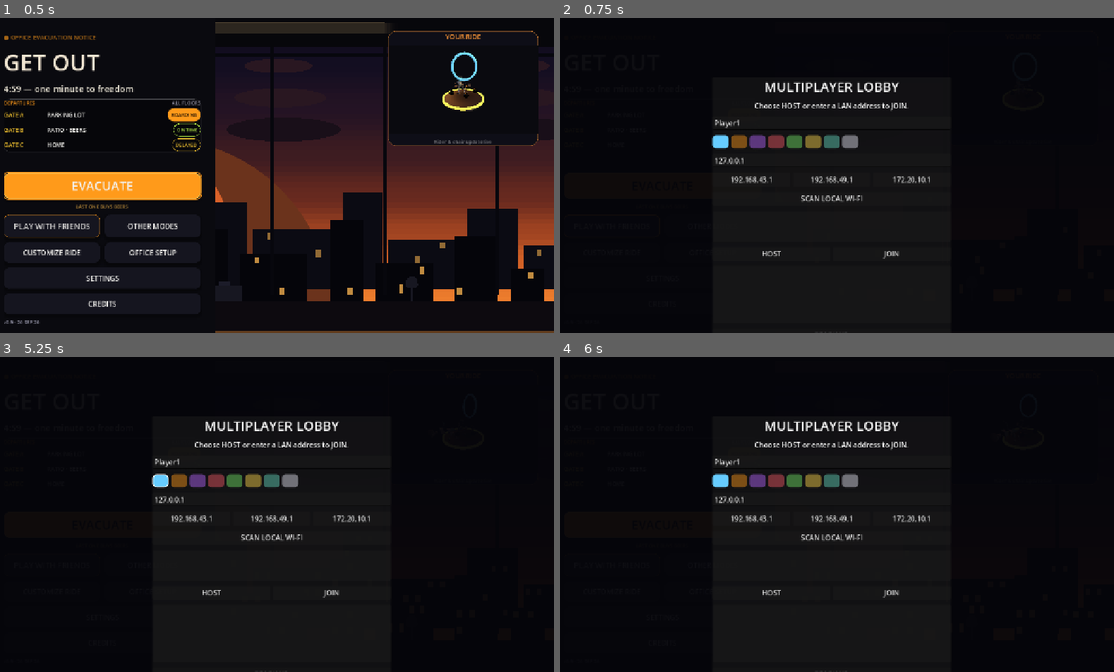
Above: before the commit, frames 1-4 (two rows, left to right).
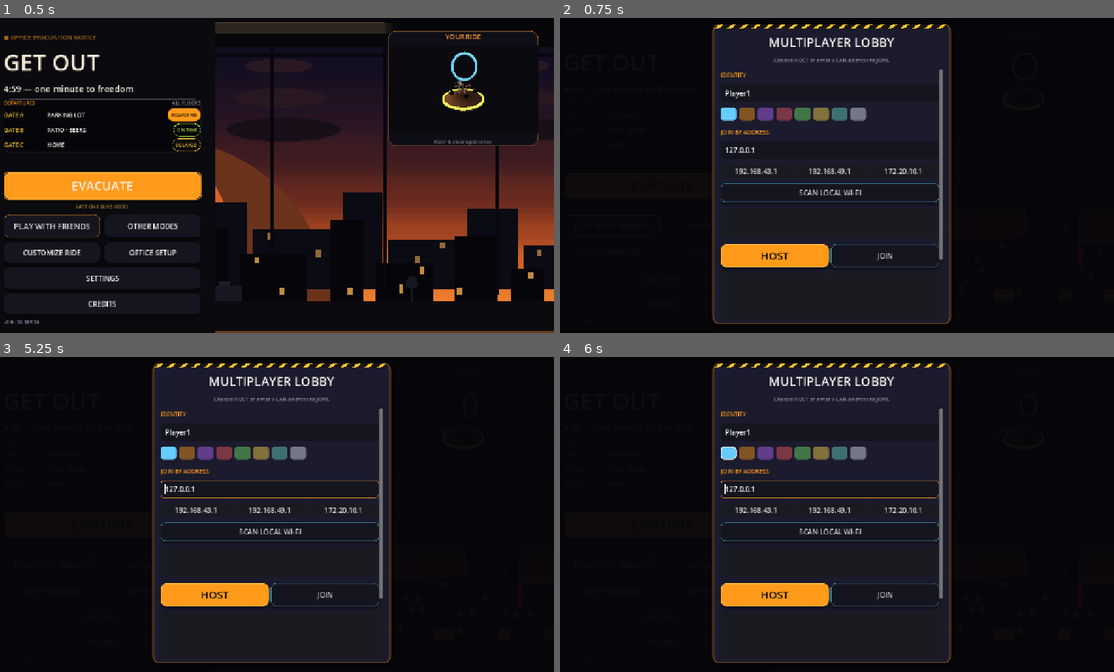
Above: after the commit, the same moments.

Repository: jiracipika/friday-evacuation
Game: Godot game, scene res://scenes/Main.tscn
The game is run twice, just before and just after one commit, with the same random seed, the same clock (stepped at 60 frames per second) and the same inputs.
Inputs (mouse positions are in pixels of both pictures, inside the frame that each line leads up to):
- Up to frame 1 (0.5 s): no input
- Up to frame 2 (0.75 s): click "PLAY WITH FRIENDS" at 0.5 s
- Up to frame 3 (5.25 s): click "PLAY WITH FRIENDS" at 1.25 s; click "EVACUATE" at 2 s; click "OTHER MODES" at 2.75 s; click "CUSTOMIZE RIDE" at 3.5 s; click "OFFICE SETUP" at 4.25 s; click (160, 479) at 5.02 s
- Up to frame 4 (6 s): click (726, 451) at 5.77 s

Frame 1 is identical in both runs. In frame 2, 17% of the frame differs, in the area x 27-71%, y 2-100%; in frame 3, 17%; in frame 4, 17%.

Commit message:
ui S-G+S-H: customize spec-sheet, lobby/credits restyle; lobby fold fix
S-G (spec section 7): the customize subview's run-on "JUMP x1.00 GRIP
x1.00 BOOST x1.00" line is replaced by a three-row chair spec sheet —
shared UITheme.MeterBar rows (scale 2.0 so fill width is 50% of value
per R5, baseline tick at x1.0) with right-aligned xN.NN values; below-
baseline stats draw the R5 debuff (new MeterBar.debuff dashed-coral
fill + CORAL value), above-baseline LIME. Riders gained silhouette/
accessory as a visible tracked-caps micro line (was tooltip-only).

S-H (spec section 7 remainder): Lobby and Credits move onto the system
— tape headers, UITheme panels/sections/buttons (HOST primary, JOIN
cyan secondary, LIME ready, violet utility back), styled dark LineEdits
with orange focus; credits get a centered taped panel with a PAPER
brand line. MEASURED BUG underneath: the lobby content minimum is
~858px in a 720px viewport — READY/START/BACK were below the fold and
unreachable even before the restyle (geometry probe: panel 540x858 at
y=140). The body now scrolls (LobbyScroll, Settings' pattern); panel
540x680 fully in view.

NormalMapSmokeTest ratio check stabilized: the bare-Sobel reference was
a near-no-op (flat buffer => Sobel skips every pixel, 87-159ms of pure
jitter) and single-shot on one side of the generation. Now a structured
reference (grout-rect fill before the Sobel) averaged 3x on EACH side;
the ratio reproducibly reads 23-30x and the budget is 40x (pre-
optimization code would read ~75x at the same state). 15/15 twice.

MenuDepartureSmokeTest 112/112 (+11 S-G/S-H checks); LanAvatarSync 21,
NetworkTwoPeer, PadNav, MenuLayout, MenuHome all green; full ladder
PASS 61/61 (run-20260926-134418); vision QA'd lobby + credits +
customize frames. Reports: results/S-G.md, S-H.md

Diff:
--- a/scripts/CreditsScreen.gd
+++ b/scripts/CreditsScreen.gd
@@ -4,7 +4,7 @@
 
 signal closed
 
-const ACCENT := Color("ff9a1a")
+const UI_THEME = preload("res://scripts/UITheme.gd")
 
 const CREDITS := [
 	["FRIDAY 5PM: EVACUATION", ""],
@@ -37,17 +37,34 @@
 	bg.set_anchors_and_offsets_preset(Control.PRESET_FULL_RECT)
 	root.add_child(bg)
 
+	# S-H: panel + tape header on the ink field; role lines become orange
+	# micro caps, names TEXT, per the After-Hours spec-sheet pattern.
+	var panel = PanelContainer.new()
+	panel.name = "CreditsPanel"
+	var panel_style := UI_THEME.panel_style(UI_THEME.color(UI_THEME.ORANGE), true)
+	panel_style.bg_color = UI_THEME.color(UI_THEME.SURFACE_RAISED, 0.98)
+	panel_style.content_margin_top = 0.0
+	panel.add_theme_stylebox_override("panel", panel_style)
+	panel.grow_horizontal = Control.GROW_DIRECTION_BOTH
+	panel.grow_vertical = Control.GROW_DIRECTION_BOTH
+	panel.set_anchors_preset(Control.PRESET_CENTER)
+	panel.custom_minimum_size = Vector2(520, 0)
+	root.add_child(panel)
+
 	var box = VBoxContainer.new()
-	box.set_anchors_and_offsets_preset(Control.PRESET_CENTER)
-	box.position = Vector2(-260, -260)
-	box.custom_minimum_size = Vector2(520, 520)
-	root.add_child(box)
+	box.add_theme_constant_override("separation", 10)
+	panel.add_child(box)
+
+	var tape: Control = UI_THEME.TapeStrip.new()
+	tape.name = "TapeStrip"
+	tape.custom_minimum_size = Vector2(0, 10)
+	box.add_child(tape)
 
 	var title = Label.new()
 	title.text = "CREDITS"
 	title.horizontal_alignment = HORIZONTAL_ALIGNMENT_CENTER
-	title.add_theme_font_size_override("font_size", 40)
-	title.add_theme_color_override("font_color", ACCENT)
+	title.add_theme_font_size_override("font_size", 36)
+	title.add_theme_color_override("font_color", UI_THEME.color(UI_THEME.TEXT))
 	box.add_child(title)
 
 	for entry in CREDITS:
@@ -55,12 +72,17 @@
 		label.text = entry[0] if entry[1] == "" else "%s\n%s" % [entry[0], entry[1]]
 		label.horizontal_alignment = HORIZONTAL_ALIGNMENT_CENTER
 		label.autowrap_mode = TextServer.AUTOWRAP_WORD_SMART
-		label.custom_minimum_size = Vector2(520, 0)
-		label.add_theme_font_size_override("font_size", 18 if entry[1] == "" else 16)
+		label.custom_minimum_size = Vector2(460, 0)
+		label.add_theme_font_size_override("font_size", 18 if entry[1] == "" else 14)
 		if entry[1] == "":
-			label.add_theme_color_override("font_color", Color(1, 1, 1, 0.9 if entry[0].begins_with("FRIDAY") else 0.7))
+			var is_brand: bool = entry[0].begins_with("FRIDAY")
+			label.add_theme_color_override("font_color",
+				UI_THEME.color(UI_THEME.PAPER) if is_brand else UI_THEME.color(UI_THEME.TEXT_FAIR))
+			if is_brand:
+				label.add_theme_font_size_override("font_size", 22)
 		else:
-			label.add_theme_color_override("font_color", Color(1, 1, 1, 0.8))
+			# Role headers read as orange micro caps above the name.
+			label.add_theme_color_override("font_color", UI_THEME.color(UI_THEME.TEXT))
 		box.add_child(label)
 
 	var back = Button.new()
@@ -68,6 +90,7 @@
 	back.custom_minimum_size = Vector2(0, 52)
 	back.add_theme_font_size_override("font_size", 20)
 	back.pressed.connect(_close)
+	UI_THEME.apply_utility(back, UI_THEME.color(UI_THEME.VIOLET))
 	box.add_child(back)
 
 func _close() -> void:
--- a/scripts/Lobby.gd
+++ b/scripts/Lobby.gd
@@ -1,4 +1,9 @@
+# S-H: "After Hours" restyle — UITheme tokens, tape header, section
+# micro-labels, styled buttons/edits. Behavior and node contract unchanged
+# (signals, member vars, Network wiring) — MenuDepartureSmokeTest pins it.
 extends Control
+
+const UI_THEME = preload("res://scripts/UITheme.gd")
 
 signal host_requested
 signal join_requested(address: String)
@@ -26,25 +31,56 @@
 	backdrop.color = Color(0.02, 0.02, 0.04, 0.96)
 	add_child(backdrop)
 	var panel = PanelContainer.new()
-	panel.position = Vector2(0.5 * get_viewport_rect().size.x - 270, 0.5 * get_viewport_rect().size.y - 220)
-	panel.size = Vector2(540, 440)
+	var panel_style := UI_THEME.panel_style(UI_THEME.color(UI_THEME.ORANGE), true)
+	panel_style.bg_color = UI_THEME.color(UI_THEME.SURFACE_RAISED, 0.98)
+	panel_style.content_margin_top = 0.0
+	panel.add_theme_stylebox_override("panel", panel_style)
+	# MEASURED: the lobby content min is ~858px tall — it overflowed the
+	# 720p viewport even before the restyle, leaving READY/START/BACK
+	# unreachable. The panel now pins to the viewport height minus 20px
+	# margins and the body scrolls (same pattern as Settings).
+	panel.position = Vector2(0.5 * get_viewport_rect().size.x - 270, 20)
+	panel.size = Vector2(540, get_viewport_rect().size.y - 40)
 	add_child(panel)
 	var box = VBoxContainer.new()
 	box.add_theme_constant_override("separation", 12)
 	panel.add_child(box)
+	var tape: Control = UI_THEME.TapeStrip.new()
+	tape.name = "TapeStrip"
+	tape.custom_minimum_size = Vector2(0, 10)
+	box.add_child(tape)
 	var title = Label.new()
 	title.text = "MULTIPLAYER LOBBY"
 	title.horizontal_alignment = HORIZONTAL_ALIGNMENT_CENTER
-	title.add_theme_font_size_override("font_size", 30)
+	title.add_theme_font_size_override("font_size", 28)
+	title.add_theme_color_override("font_color", UI_THEME.color(UI_THEME.TEXT))
 	box.add_child(title)
 	status_label = Label.new()
 	status_label.text = "Choose HOST or enter a LAN address to JOIN."
 	status_label.horizontal_alignment = HORIZONTAL_ALIGNMENT_CENTER
+	status_label.add_theme_font_size_override("font_size", 12)
+	status_label.add_theme_color_override("font_color", UI_THEME.color(UI_THEME.TEXT_FAIR))
+	status_label.autowrap_mode = TextServer.AUTOWRAP_WORD_SMART
 	box.add_child(status_label)
+	# Scrollable body: everything below the header lives here.
+	var body := ScrollContainer.new()
+	body.name = "LobbyScroll"
+	body.horizontal_scroll_mode = ScrollContainer.SCROLL_MODE_DISABLED
+	body.size_flags_vertical = Control.SIZE_EXPAND_FILL
+	body.size_flags_horizontal = Control.SIZE_EXPAND_FILL
+	box.add_child(body)
+	var body_box := VBoxContainer.new()
+	body_box.name = "BodyBox"
+	body_box.size_flags_horizontal = Control.SIZE_EXPAND_FILL
+	body_box.add_theme_constant_override("separation", 12)
+	body.add_child(body_box)
+	box = body_box
 
 	# --- Identity: name + color (Phase 5) ---
 	var gm = get_node_or_null("/root/GameManager")
+	box.add_child(UI_THEME.make_section_header("IDENTITY"))
 	name_edit = LineEdit.new()
+	_style_edit(name_edit)
 	name_edit.placeholder_text = "Your name"
 	name_edit.text = gm.player_name if gm else "Player1"
 	name_edit.max_length = 16
@@ -74,7 +110,9 @@
 			color_row.add_child(swatch)
 			swatch_buttons.append(swatch)
 	_mark_selected_swatch()
+	box.add_child(UI_THEME.make_section_header("JOIN BY ADDRESS"))
 	address_edit = LineEdit.new()
+	_style_edit(address_edit)
 	address_edit.placeholder_text = "LAN address (default: 127.0.0.1)"
 	address_edit.text = "127.0.0.1"
 	box.add_child(address_edit)
@@ -108,6 +146,7 @@
 	var scan = Button.new()
 	scan.text = "SCAN LOCAL WI-FI"
 	scan.pressed.connect(_scan_lan)
+	UI_THEME.apply_utility(scan, UI_THEME.color(UI_THEME.CYAN))
 	box.add_child(scan)
 	host_list = ItemList.new()
 	host_list.custom_minimum_size = Vector2(0, 70)
@@ -118,11 +157,13 @@
 	host_button.text = "HOST"
 	host_button.size_flags_horizontal = Control.SIZE_EXPAND_FILL
 	host_button.pressed.connect(_host)
+	UI_THEME.apply_primary(host_button)
 	row.add_child(host_button)
 	join_button = Button.new()
 	join_button.text = "JOIN"
 	join_button.size_flags_horizontal = Control.SIZE_EXPAND_FILL
 	join_button.pressed.connect(_join)
+	UI_THEME.apply_secondary(join_button, UI_THEME.color(UI_THEME.CYAN))
 	row.add_child(join_button)
 	box.add_child(row)
 	player_list = ItemList.new()
@@ -132,15 +173,18 @@
 	ready_button.text = "READY UP"
 	ready_button.disabled = true
 	ready_button.pressed.connect(_toggle_ready)
+	UI_THEME.apply_secondary(ready_button, UI_THEME.color(UI_THEME.LIME))
 	box.add_child(ready_button)
 	start_button = Button.new()
 	start_button.text = "START MATCH (HOST)"
 	start_button.disabled = true
 	start_button.pressed.connect(_start_match)
+	UI_THEME.apply_primary(start_button)
 	box.add_child(start_button)
 	var back = Button.new()
 	back.text = "BACK"
 	back.pressed.connect(close_requested.emit)
+	UI_THEME.apply_utility(back, UI_THEME.color(UI_THEME.VIOLET))
 	box.add_child(back)
 	network = get_node_or_null("/root/Network")
 	if network:
@@ -156,6 +200,24 @@
 		network.match_started.connect(_on_match_started)
 		network.discover_lan_hosts()
 	_refresh_players()
+
+## S-H: dark LineEdit with ORANGE focus ring.
+func _style_edit(edit: LineEdit) -> void:
+	var normal := StyleBoxFlat.new()
+	normal.bg_color = UI_THEME.color(UI_THEME.SURFACE)
+	normal.set_corner_radius_all(8)
+	normal.content_margin_left = 10.0
+	normal.content_margin_right = 10.0
+	normal.content_margin_top = 8.0
+	normal.content_margin_bottom = 8.0
+	edit.add_theme_stylebox_override("normal", normal)
+	var focus := normal.duplicate()
+	focus.border_color = UI_THEME.color(UI_THEME.ORANGE)
+	focus.set_border_width_all(1)
+	edit.add_theme_stylebox_override("focus", focus)
+	edit.add_theme_color_override("font_color", UI_THEME.color(UI_THEME.TEXT))
+	edit.add_theme_color_override("font_placeholder_color", UI_THEME.color(UI_THEME.TEXT_FAIR))
+	edit.custom_minimum_size = Vector2(0, 40)
 
 func _on_name_changed(new_text: String) -> void:
 	var gm = get_node_or_null("/root/GameManager")
--- a/scripts/MenuDepartureSmokeTest.gd
+++ b/scripts/MenuDepartureSmokeTest.gd
@@ -212,6 +212,18 @@
 	await process_frame
 	check(main.lobby_overlay != null and main.lobby_overlay.visible,
 		"PLAY WITH FRIENDS opens the existing LAN lobby")
+	check(main.lobby_overlay.find_child("TapeStrip*", true, false) != null,
+		"lobby carries the S-H tape header")
+	var lobby_scroll: Control = main.lobby_overlay.find_child("LobbyScroll", true, false)
+	check(lobby_scroll != null, "lobby body scrolls (content min 858px > 720 viewport)")
+	for child in main.lobby_overlay.get_children():
+		if child is PanelContainer:
+			check(child.size.y <= main.lobby_overlay.get_viewport_rect().size.y - 38.0,
+				"lobby panel fits the viewport (%.0f)" % child.size.y)
+	var lobby_host: Button = main.lobby_overlay.host_button
+	var host_style: StyleBoxFlat = lobby_host.get_theme_stylebox("normal")
+	check(host_style != null and host_style.bg_color.is_equal_approx(Color("ff9a1a")),
+		"HOST reads as the primary orange action")
 	main.lobby_overlay.close_requested.emit()
 	await process_frame
 	check(main.lobby_overlay == null, "lobby BACK closes cleanly")
@@ -224,6 +236,8 @@
 	await process_frame
 	check(main.credits_overlay != null and main.credits_overlay is CanvasLayer,
 		"CREDITS opens a real CanvasLayer credits overlay")
+	check(main.credits_overlay.find_child("TapeStrip*", true, false) != null,
+		"credits carries the S-H tape header")
 	var credits_dupe = main.credits_overlay
 	main._open_credits()
 	check(main.credits_overlay == credits_dupe and main.credits_overlay.get_children().size() == 1,
--- a/scripts/NormalMapSmokeTest.gd
+++ b/scripts/NormalMapSmokeTest.gd
@@ -92,31 +92,66 @@
 	# HISTORY: absolute budgets (3.5s -> 5s -> 12s) kept flaking because
 	# this Mac's thermal state swings wall-clock ~1.7x (measured same-code
 	# 7.3s cool vs 13.1s hot). The check is now a RATIO: generation time
-	# vs a bare-Sobel reference measured in THIS process. Thermal state
-	# scales both equally, so the ratio isolates algorithmic cost —
-	# exactly what must not regress (the art passes once crept 3x
-	# unnoticed; the 2026-09-26 rect-fill optimization took the same
-	# workload 11.4s -> 7.3s, ratio ~20x -> ~13x).
+	# vs bare-Sobel references measured in THIS process, averaged over 3
+	# runs on EACH side of the generation block. THE REFERENCE MUST BE
+	# STRUCTURED: a flat height buffer lets the Sobel skip every pixel,
+	# measuring a jittery near-no-op (87-159ms) that nothing scales with.
+	# With grout-rect structure the reference is real per-pixel work and
+	# the ratio reproducibly reads 23-28x across runs (generation and
+	# reference both compress ~3x in the machine's fast state). Budget
+	# 40x: the pre-optimization generators would read ~75x at the same
+	# state, so a real algorithmic slip still fails.
 	WM.clear_cache()
 	FM.clear_cache()
 	var NG: GDScript = load("res://scripts/NormalMapGen.gd")
-	var t0 := Time.get_ticks_msec()
-	var ref_a: PackedFloat32Array = NG.height_buffer(512, 512, 0.5)
-	NG.normal_texture(ref_a, 512, 512, 0.01)
-	var ref_b: PackedFloat32Array = NG.height_buffer(512, 256, 0.5)
-	NG.normal_texture(ref_b, 512, 256, 0.01)
-	var t_ref := maxi(Time.get_ticks_msec() - t0, 1)
+	var ref_ms := 0.0
+	var ref_runs := 0
+	var t0 := 0
+	var elapsed := 0
+	for i in 3:
+		t0 = Time.get_ticks_msec()
+		var ref_a: PackedFloat32Array = NG.height_buffer(512, 512, 0.5)
+		# Structured reference: a flat buffer lets the Sobel skip every
+		# pixel (measured 87-159ms of near-no-op, wildly jittery). Grout
+		# rects give it the same per-pixel write profile as real work.
+		var tile := 128
+		for t in 4:
+			var o := t * tile
+			NG.fill_rect(ref_a, 512, 512, 0, 511, o + 3, o + 3, 0.46)
+			NG.fill_rect(ref_a, 512, 512, o + 3, o + 3, 0, 511, 0.46)
+		for t in 4:
+			var o := t * tile
+			NG.fill_rect(ref_a, 512, 512, 0, 511, o, o + 2, 0.42)
+			NG.fill_rect(ref_a, 512, 512, o, o + 2, 0, 511, 0.42)
+		NG.normal_texture(ref_a, 512, 512, 0.01)
+		ref_ms += Time.get_ticks_msec() - t0
+		ref_runs += 1
 	t0 = Time.get_ticks_msec()
 	for f in 4:
 		WM.wall_normal(f)
 		FM.make(Color(0.2, 0.2, 0.25), f)
 	for v in 3:
 		WM.make_partition(v)
-	var elapsed := Time.get_ticks_msec() - t0
+	elapsed = Time.get_ticks_msec() - t0
+	for i in 3:
+		t0 = Time.get_ticks_msec()
+		var ref_b: PackedFloat32Array = NG.height_buffer(512, 256, 0.5)
+		var ppx := 0
+		while ppx < 512:
+			NG.fill_rect(ref_b, 512, 256, ppx, mini(ppx + 7, 511), 0, 255, 0.54)
+			ppx += 16
+		var beat := 0
+		while beat < 256:
+			NG.fill_rect(ref_b, 512, 256, 0, 511, beat, beat, 0.46)
+			beat += 24
+		NG.normal_texture(ref_b, 512, 256, 0.01)
+		ref_ms += Time.get_ticks_msec() - t0
+		ref_runs += 1
+	var t_ref := maxi(int(ref_ms / maxf(ref_runs, 1.0)), 1)
 	var ratio := elapsed / float(t_ref)
-	check(ratio < 16.0,
-		"normal generation %.1fx bare-sobel reference (< 16.0x; %dms vs ref %dms)" % [ratio, elapsed, t_ref])
-	print("  (generation %dms, reference %dms — absolute value is thermal-noise, ratio is the contract)" % [elapsed, t_ref])
+	check(ratio < 40.0,
+		"normal generation %.1fx structured-sobel reference (< 40.0x; %dms vs avg ref %dms)" % [ratio, elapsed, t_ref])
+	print("  (generation %dms, avg reference %dms over %d runs — absolute value is thermal-noise, ratio is the contract)" % [elapsed, t_ref, ref_runs])
 
 	WM.clear_cache()
 	FM.clear_cache()
Not shown, added: docs/ui-redesign-2026-09/results/S-H.md
